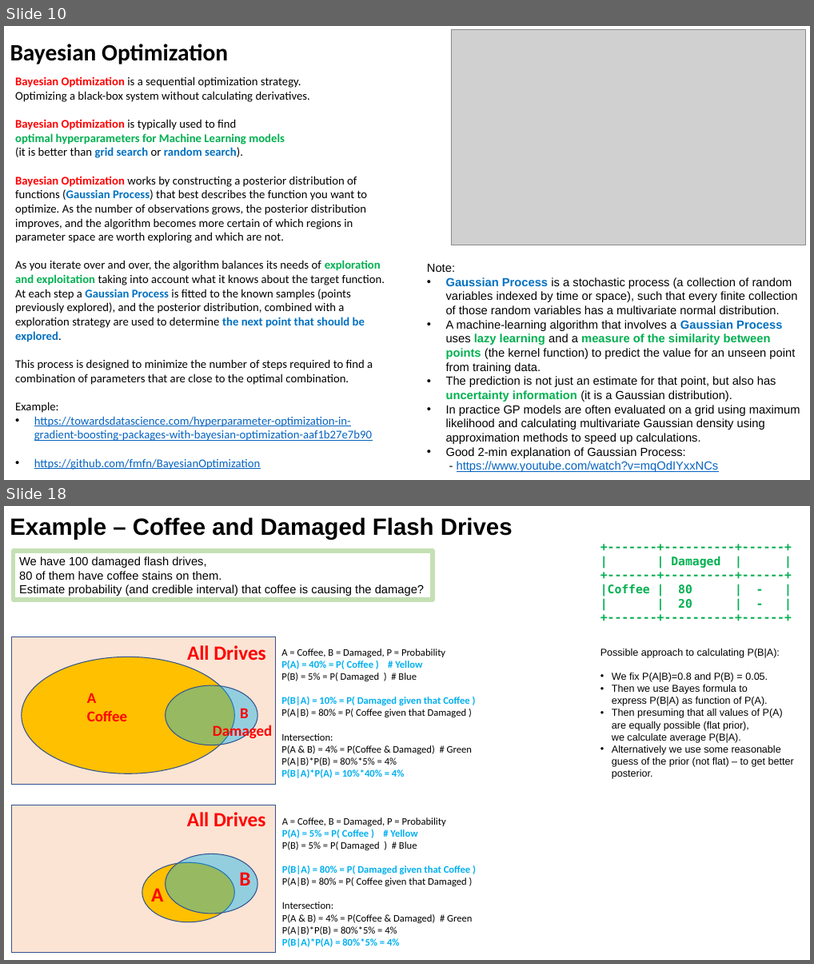
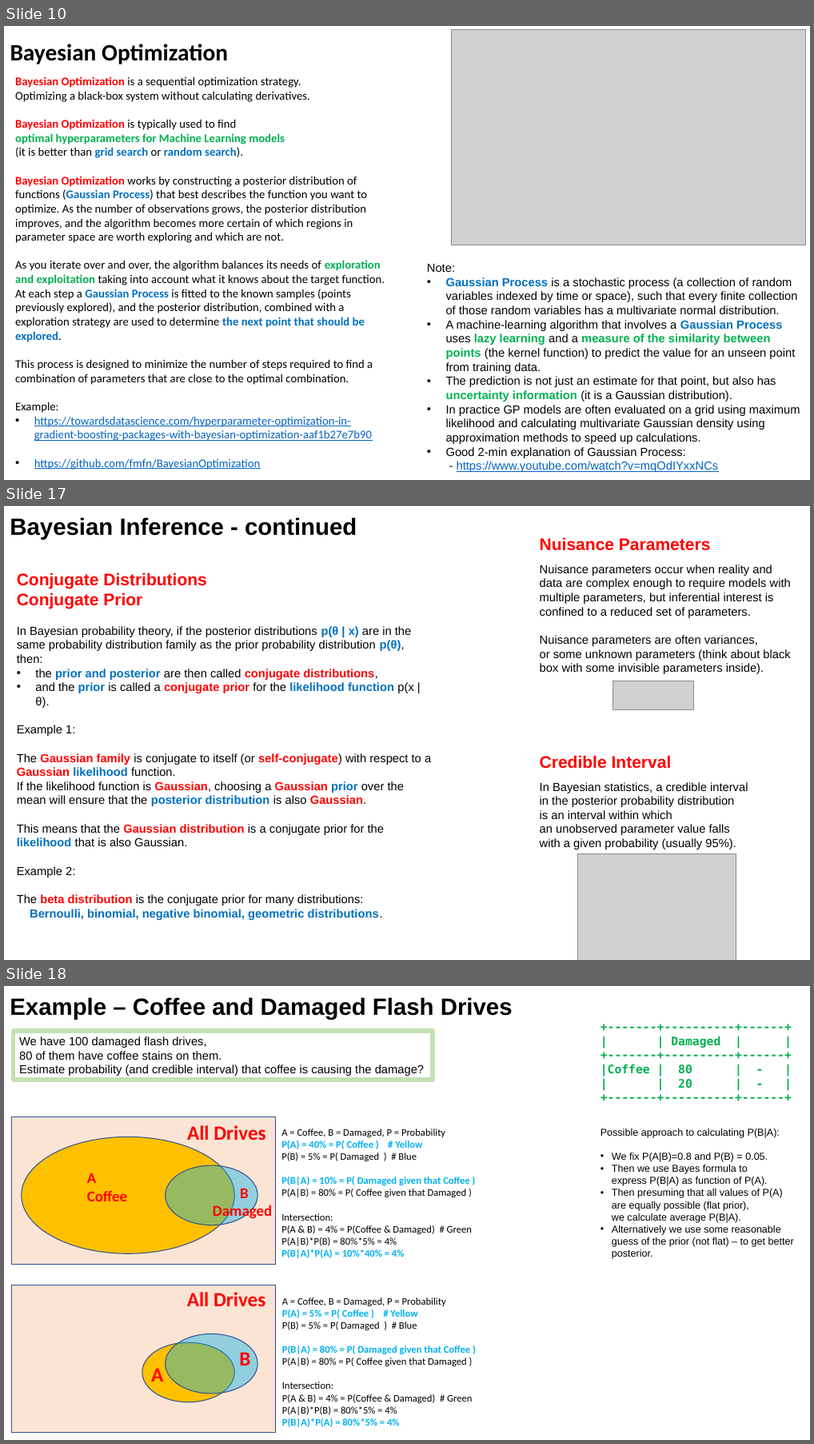
Before and after one commit to lselector/ml_ai_doc, a slide deck: statistics_08_Bayes_Bayesian.pptx. Shown one above the other, each under a label of ours: slides 10 and 18 before the commit, slides 10, 17 and 18 after it; the slides between them are not shown. The pictures are 814x964 and 814x1444 pixels, drawn with LibreOffice and Linux fonts; fonts in the diff are those of the drawing; grey boxes stand for pictures. Boxes give left, top, right and bottom in pixels: in the first picture for what was removed or moved away, otherwise in the second. Text is boxed around its words. In the diff, an @@ line names an element or a change of style, - is before the commit and + after.

```diff
--- a/statistics_08_Bayes_Bayesian.pptx
+++ b/statistics_08_Bayes_Bayesian.pptx
@@ slide 17 added at <box>4,506,810,960</box>, background #FFFFFF @@
@@ text added at <box>10,517,357,540</box>, 28 pt, text #000000, bold @@
+Bayesian Inference - continued
@@ text added at <box>540,537,791,674</box>, 14 pt, text #000000 @@
+Nuisance Parameters
+Nuisance parameters occur when reality and data are complex enough to require models with multiple parameters, but inferential interest is confined to a reduced set of parameters.
+Nuisance parameters are often variances,
+or some unknown parameters (think about black box with some invisible parameters inside).
@@ text added at <box>17,572,431,920</box>, 14 pt, text #000000 @@
+Conjugate Distributions
+Conjugate Prior
+In Bayesian probability theory, if the posterior distributions p(θ | x) are in the same probability distribution family as the prior probability distribution p(θ),
+then:
+• the prior and posterior are then called conjugate distributions,
+• and the prior is called a conjugate prior for the likelihood function p(x | θ).
+Example 1:
+The Gaussian family is conjugate to itself (or self-conjugate) with respect to a Gaussian likelihood function.
+If the likelihood function is Gaussian, choosing a Gaussian prior over the mean will ensure that the posterior distribution is also Gaussian.
+This means that the Gaussian distribution is a conjugate prior for the likelihood that is also Gaussian.
+Example 2:
+The beta distribution is the conjugate prior for many distributions:
+Bernoulli, binomial, negative binomial, geometric distributions.
@@ picture added at <box>613,680,694,709</box> @@
@@ text added at <box>540,755,748,849</box>, 14 pt, text #000000 @@
+Credible Interval
+In Bayesian statistics, a credible interval
+in the posterior probability distribution
+is an interval within which
+an unobserved parameter value falls
+with a given probability (usually 95%).
@@ picture added at <box>578,854,738,960</box> @@
```
Also in this commit, not shown: 7 slides changed, 1 slide removed.
